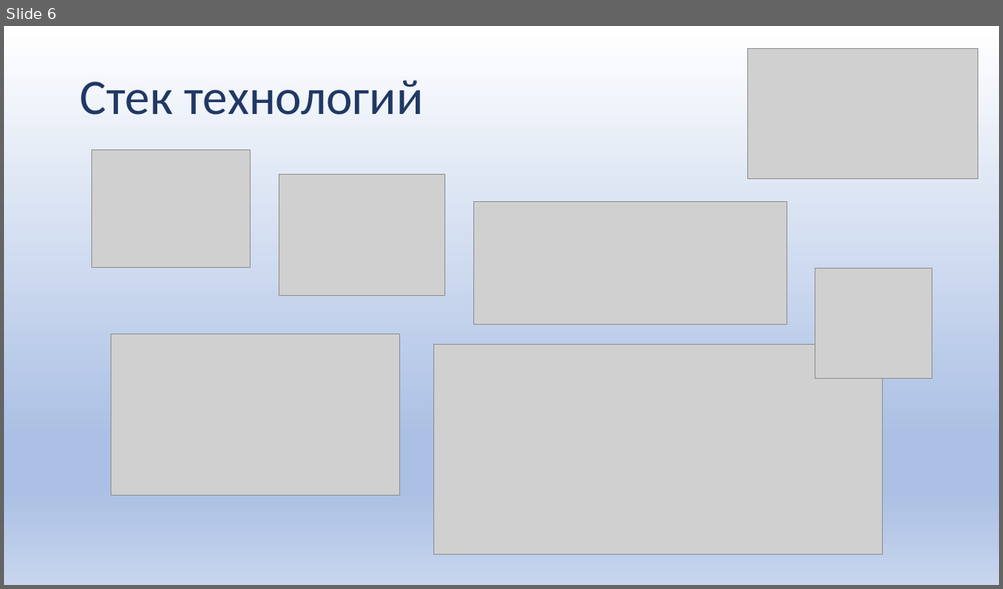
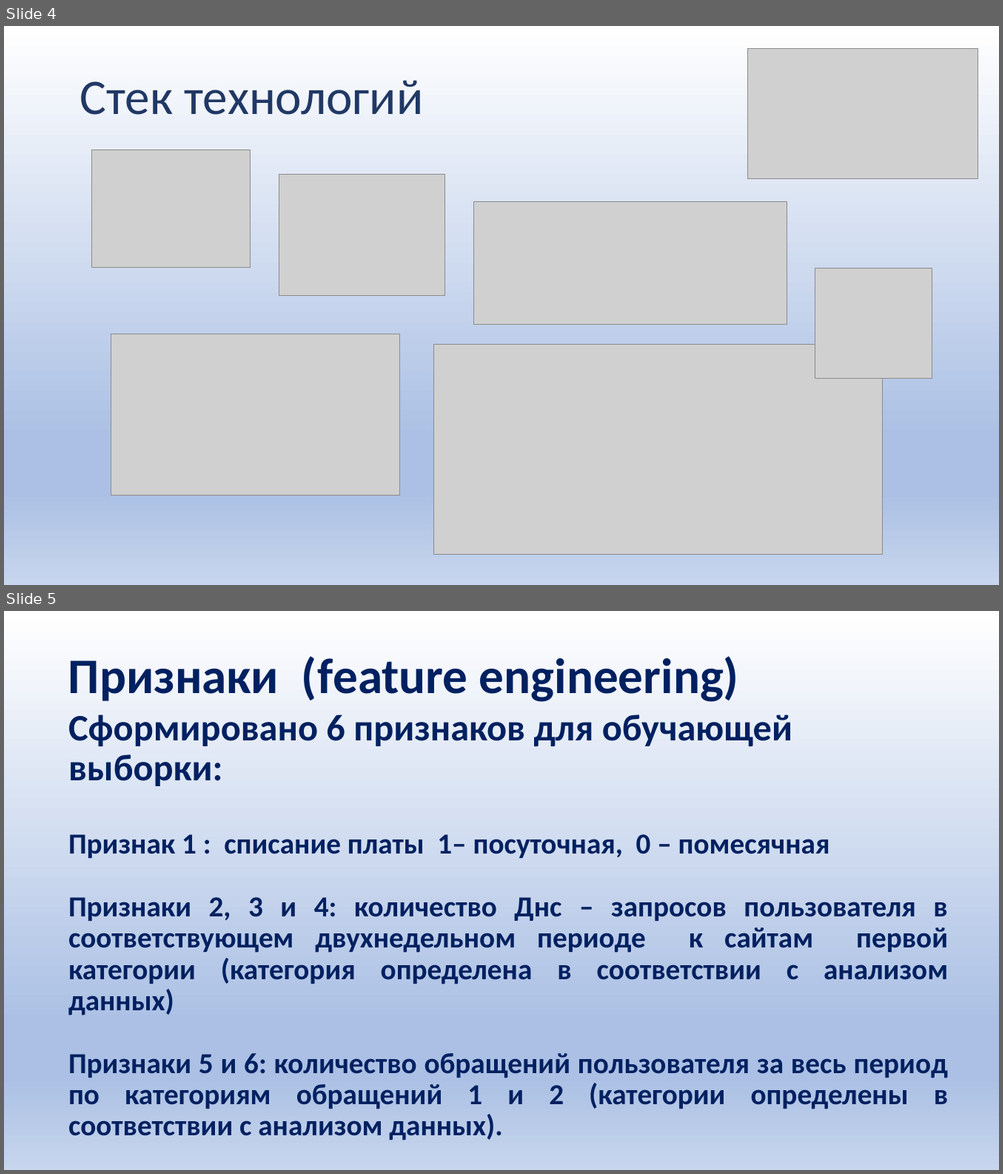
Before and after one commit to Alexwert3/rep_kareliya, a slide deck: Карелия_2022_Верт-Миллер.pptx. Shown one above the other, each under a label of ours: slide 6 before the commit, slides 4 and 5 after it. The pictures are 1003x589 and 1003x1174 pixels, drawn with LibreOffice and Linux fonts; fonts in the diff are those of the drawing; grey boxes stand for pictures. Boxes give left, top, right and bottom in pixels: in the first picture for what was removed or moved away, otherwise in the second. Text is boxed around its words. In the diff, an @@ line names an element or a change of style, - is before the commit and + after.

```diff
--- a/Карелия_2022_Верт-Миллер.pptx
+++ b/Карелия_2022_Верт-Миллер.pptx
@@ slide 5 added at box(4, 611, 999, 1170), background gradient #FFFFFF to #ABC0E4 to #C7D5ED @@
@@ title added at box(68, 656, 739, 702), 48 pt, text #002060, bold @@
+Признаки (feature engineering)
@@ text added at box(68, 715, 948, 1141), 28 pt, text #002060, bold @@
+Сформировано 6 признаков для обучающей выборки:
+Признак 1 : списание платы 1– посуточная, 0 – помесячная
+Признаки 2, 3 и 4: количество Днс – запросов пользователя в соответствующем двухнедельном периоде к сайтам первой категории (категория определена в соответствии с анализом данных)
+Признаки 5 и 6: количество обращений пользователя за весь период по категориям обращений 1 и 2 (категории определены в соответствии с анализом данных).
@@ what was slide 6 is now slide 4 @@
```
Also in this commit, not shown: 5 slides changed, 2 other slides added, 1 slide removed.
